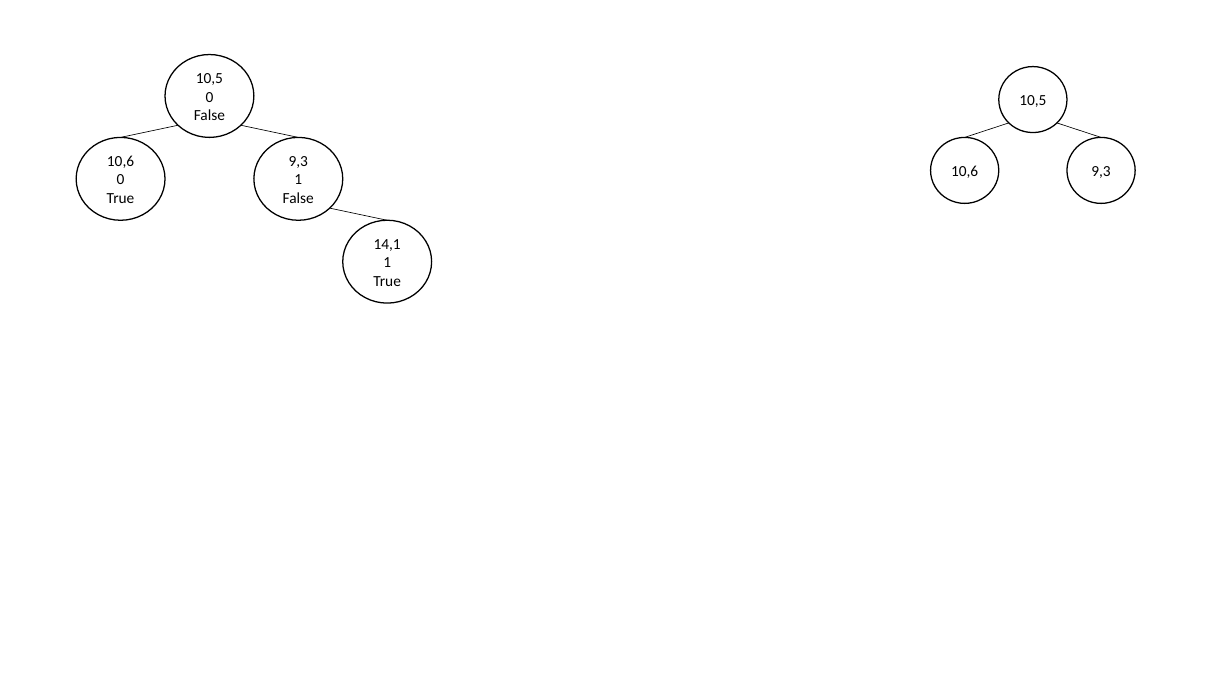
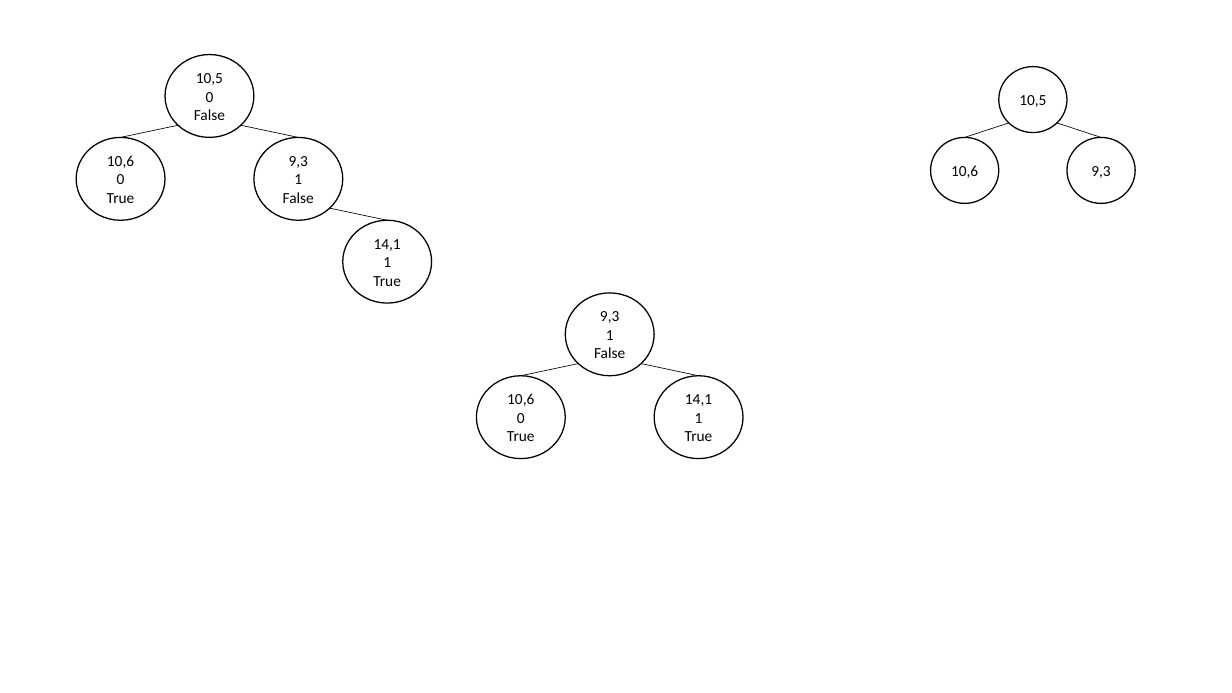
Before and after one commit to the-other-mariana/computational-geometry, a slide deck: slide 2 of segment-intersection/res/tree-draw.pptx. Drawn at 1232x693 pixels with LibreOffice and Linux fonts; fonts in the diff are those of the drawing. Boxes give left, top, right and bottom in pixels: in the first picture for what was removed or moved away, otherwise in the second. Text is boxed around its words. In the diff, an @@ line names an element or a change of style, - is before the commit and + after.

```diff
--- a/segment-intersection/res/tree-draw.pptx
+++ b/segment-intersection/res/tree-draw.pptx
@@ group added at (477, 293, 743, 459): 3 ellipses, 2 lines @@
+10,6
+0
+True
+9,3
+1
+False
+14,1
+1
+True
```
Also in this commit, not shown: 4 other files.
